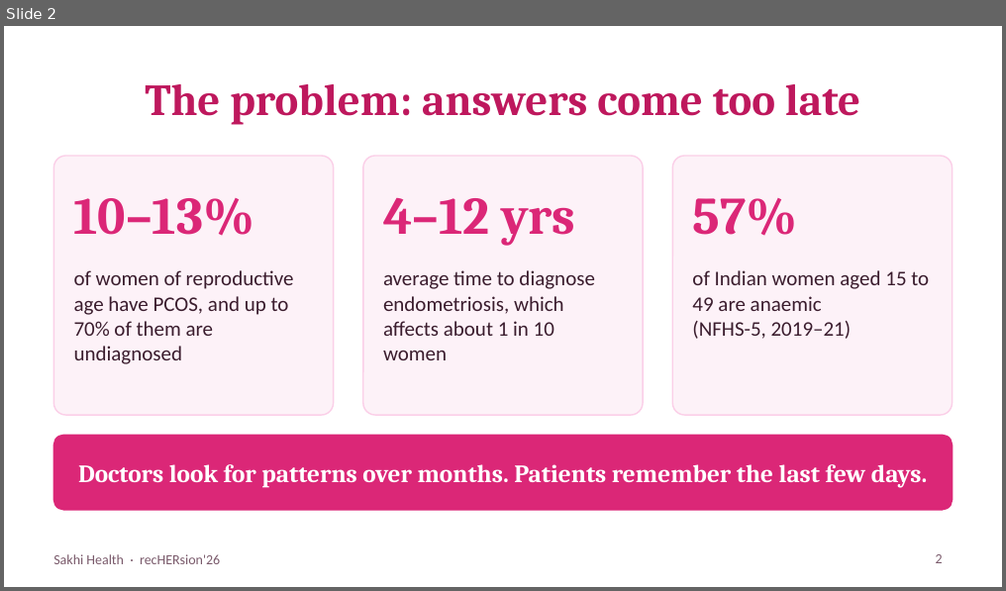
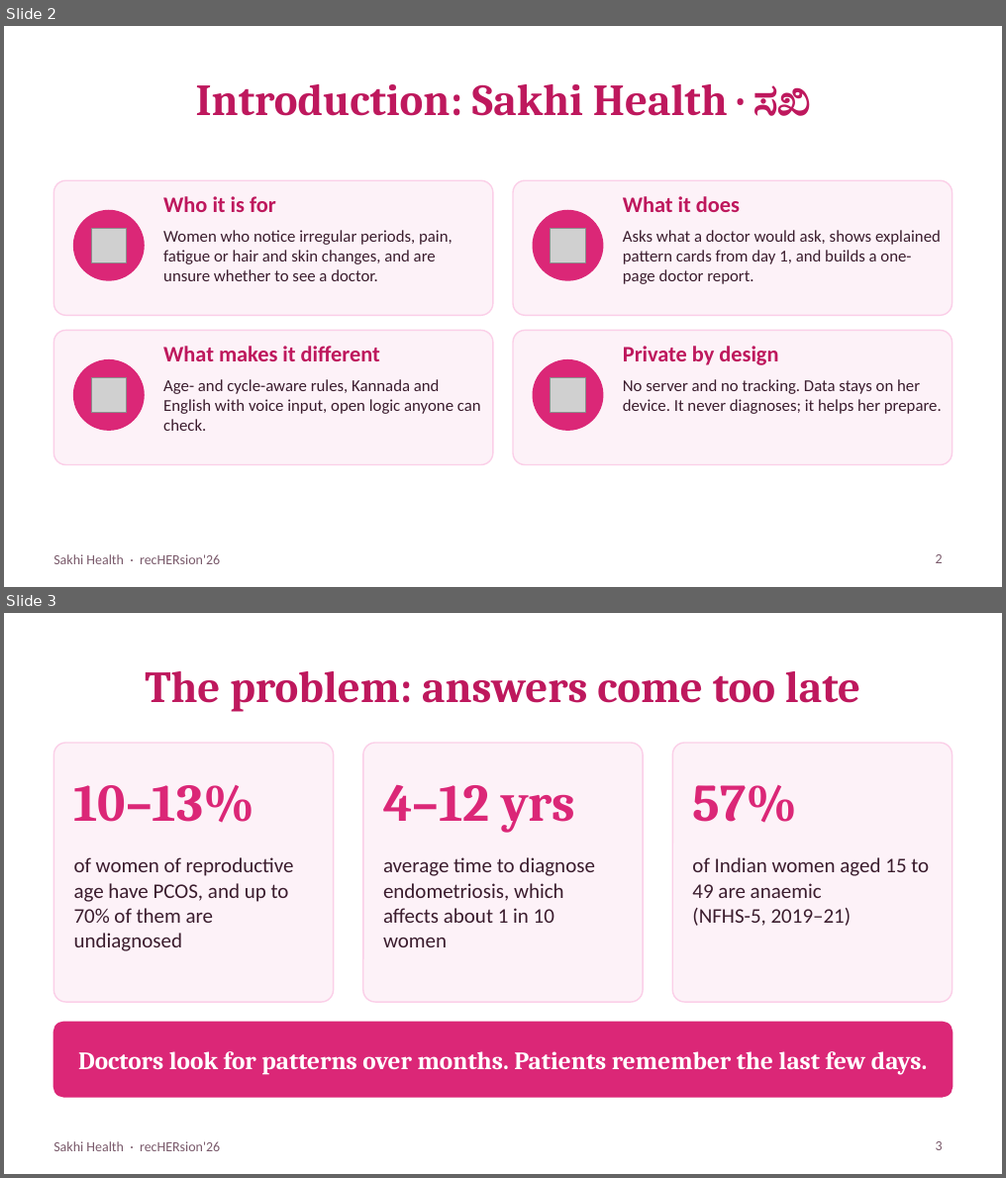
Before and after one commit to chai0405-hub/recHERsion---Women-s-Healthcare, a slide deck: Sakhi-Health-Pitch-Deck.pptx. Shown one above the other, each under a label of ours: slide 2 before the commit, slides 2 and 3 after it. The pictures are 1006x591 and 1006x1178 pixels, drawn with LibreOffice and Linux fonts; fonts in the diff are those of the drawing; grey boxes stand for pictures. Boxes give left, top, right and bottom in pixels: in the first picture for what was removed or moved away, otherwise in the second. Text is boxed around its words. In the diff, an @@ line names an element or a change of style, - is before the commit and + after.

```diff
--- a/Sakhi-Health-Pitch-Deck.pptx
+++ b/Sakhi-Health-Pitch-Deck.pptx
@@ slide 2 added at (x1=4, y1=26, x2=1002, y2=587), background #FFFFFF; not listed: 1 template element that a slide beside it also shows @@
@@ title added at (x1=196, y1=84, x2=810, y2=116), 32 pt, text #BE185D, bold @@
+Introduction: Sakhi Health · ಸಖಿ
@@ rounded rectangle added at (x1=54, y1=180, x2=493, y2=315), fill #FDF2F8, outline #FBCFE8 1 pt @@
@@ text added at (x1=163, y1=196, x2=276, y2=212), 16 pt, text #BE185D, bold @@
+Who it is for
@@ rounded rectangle added at (x1=513, y1=180, x2=952, y2=315), fill #FDF2F8, outline #FBCFE8 1 pt @@
@@ text added at (x1=623, y1=196, x2=740, y2=212), 16 pt, text #BE185D, bold @@
+What it does
@@ ellipse added at (x1=74, y1=210, x2=144, y2=280), fill #DB2777, outline #DB2777 1 pt @@
@@ picture added at (x1=92, y1=228, x2=127, y2=263) @@
@@ text added at (x1=163, y1=230, x2=452, y2=281), 12 pt, text #3B1D2E @@
+Women who notice irregular periods, pain, fatigue or hair and skin changes, and are unsure whether to see a doctor.
@@ ellipse added at (x1=533, y1=210, x2=603, y2=280), fill #DB2777, outline #DB2777 1 pt @@
@@ picture added at (x1=549, y1=228, x2=585, y2=263) @@
@@ text added at (x1=623, y1=230, x2=941, y2=284), 12 pt, text #3B1D2E @@
+Asks what a doctor would ask, shows explained pattern cards from day 1, and builds a one-page doctor report.
@@ rounded rectangle added at (x1=54, y1=330, x2=493, y2=466), fill #FDF2F8, outline #FBCFE8 1 pt @@
@@ text added at (x1=163, y1=346, x2=380, y2=362), 16 pt, text #BE185D, bold @@
+What makes it different
@@ rounded rectangle added at (x1=513, y1=330, x2=952, y2=466), fill #FDF2F8, outline #FBCFE8 1 pt @@
@@ text added at (x1=623, y1=346, x2=778, y2=366), 16 pt, text #BE185D, bold @@
+Private by design
@@ ellipse added at (x1=74, y1=361, x2=144, y2=430), fill #DB2777, outline #DB2777 1 pt @@
@@ picture added at (x1=92, y1=377, x2=127, y2=412) @@
@@ text added at (x1=163, y1=379, x2=481, y2=431), 12 pt, text #3B1D2E @@
+Age- and cycle-aware rules, Kannada and English with voice input, open logic anyone can check.
@@ ellipse added at (x1=533, y1=361, x2=603, y2=430), fill #DB2777, outline #DB2777 1 pt @@
@@ picture added at (x1=549, y1=377, x2=585, y2=412) @@
@@ text added at (x1=623, y1=379, x2=942, y2=414), 12 pt, text #3B1D2E @@
+No server and no tracking. Data stays on her device. It never diagnoses; it helps her prepare.
@@ page number added at (x1=936, y1=555, x2=943, y2=564), 10 pt, text #7A5A6B @@
+2
@@ what was slide 2 is now slide 3 @@
```
Also in this commit, not shown: 2 slides changed.
